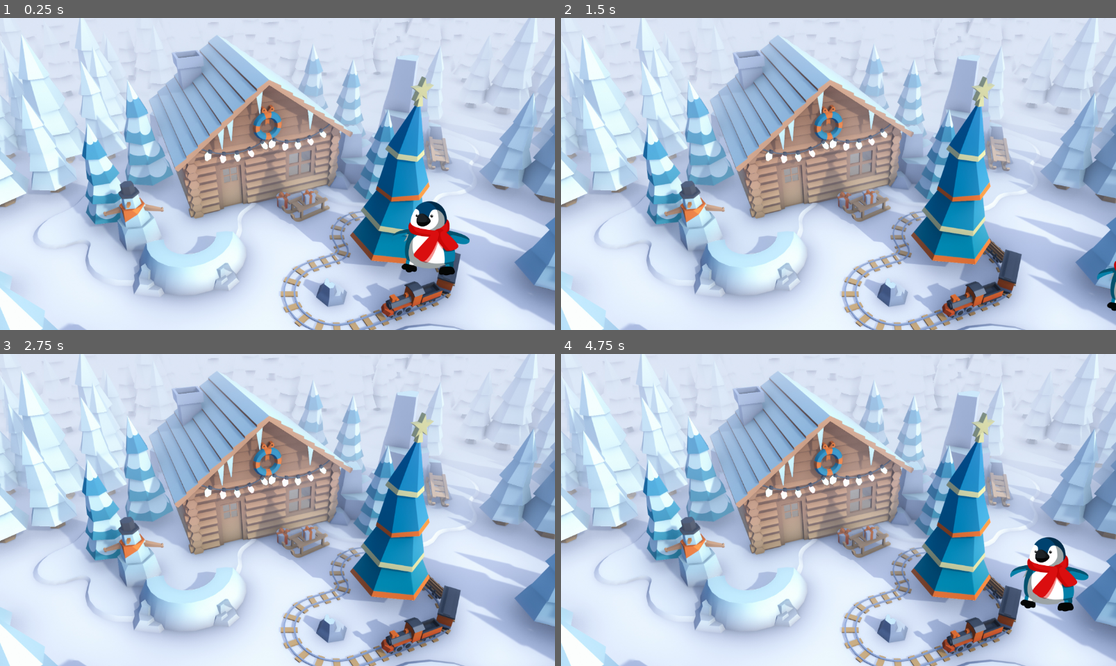
Above: before the commit, frames 1-4 (two rows, left to right).
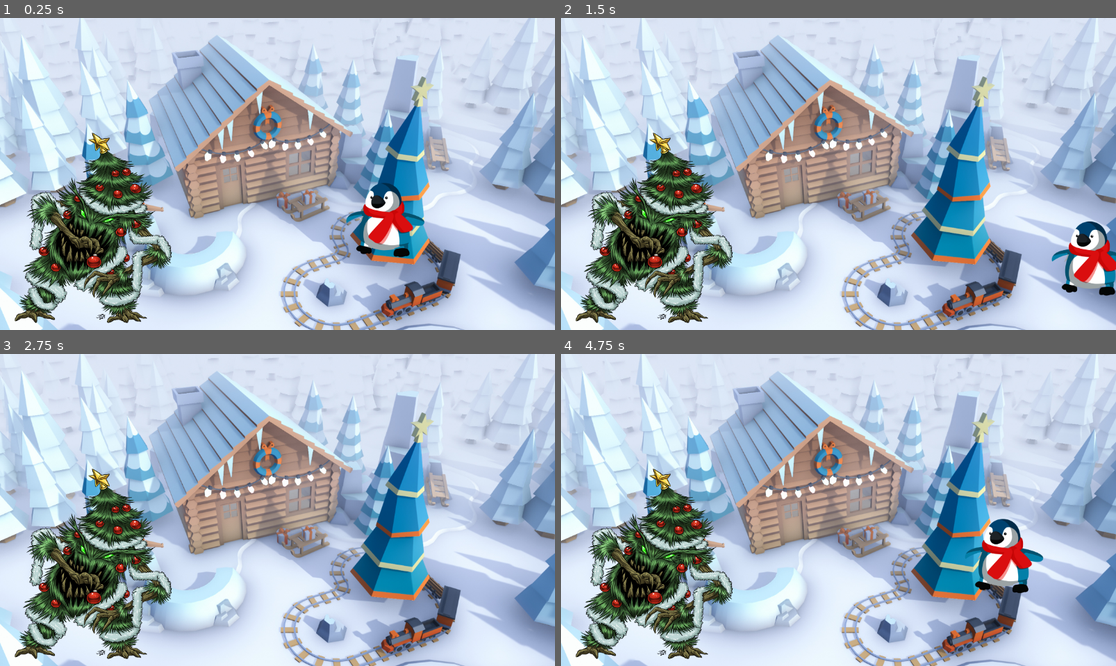
Above: after the commit, the same moments.

Repository: datang19/Dara-Tang-Semester01-Performance-Task
Game: Godot game, scene res://world.tscn
Two runs of this game, one before a commit and one after it. Both use one fixed random seed, a clock stepped at 60 frames per second and the inputs below.
Inputs:
- Up to frame 1 (0.25 s): no input
- Up to frame 2 (1.5 s): tap Enter at 0.5 s; hold Right (move_right) 0.53-1.28 s; hold Down (move_down) from 1.28 s (still down)
- Up to frame 3 (2.75 s): release Down (move_down) at 2.03 s; hold Right (move_right) from 2.03 s (still down)
- Up to frame 4 (4.75 s): tap Space at 2.75 s; release Right (move_right) at 2.78 s; hold Up (move_up) 2.78-3.53 s; tap Enter at 3.5 s; hold Left (move_left) from 3.53 s (still down)

The runs differ from the first frame. In frame 1, 12% of the frame differs, in the area x 2-85%, y 36-98%; in frame 2, 11%; in frame 3, 9.0%; in frame 4, 12%, in the area x 2-96%, y 36-98%.

Commit message:
Collision setup

Diff:
--- a/enemy.tscn
+++ b/enemy.tscn
@@ -3,14 +3,16 @@
 [ext_resource type="Texture2D" uid="uid://clwpo83yorvtm" path="res://assets/enemy.png" id="1_m35cd"]
 
 [sub_resource type="RectangleShape2D" id="RectangleShape2D_kmtf0"]
-size = Vector2(737, 1008)
+size = Vector2(308, 395)
 
 [node name="Enemy" type="RigidBody2D"]
+gravity_scale = 2.66454e-15
 
 [node name="Sprite2D" type="Sprite2D" parent="."]
-position = Vector2(1606, 804)
+position = Vector2(197, 435.75)
+scale = Vector2(0.442748, 0.388889)
 texture = ExtResource("1_m35cd")
 
 [node name="CollisionShape2D" type="CollisionShape2D" parent="."]
-position = Vector2(1599.5, 804)
+position = Vector2(200, 431.5)
 shape = SubResource("RectangleShape2D_kmtf0")
--- a/player.gd
+++ b/player.gd
@@ -17,3 +17,8 @@
 	if velocity.length() > 0:
 		velocity = velocity.normalized() * speed
 	position += velocity * delta
+
+
+
+func _on_body_entered(body):
+	hide()
--- a/player.tscn
+++ b/player.tscn
@@ -18,3 +18,5 @@
 [node name="CollisionShape2D" type="CollisionShape2D" parent="."]
 position = Vector2(798, 425)
 shape = SubResource("CapsuleShape2D_s2463")
+
+[connection signal="body_entered" from="." to="." method="_on_body_entered"]
--- a/world.tscn
+++ b/world.tscn
@@ -1,7 +1,8 @@
-[gd_scene load_steps=3 format=3 uid="uid://duemjd0qhekrw"]
+[gd_scene load_steps=4 format=3 uid="uid://duemjd0qhekrw"]
 
 [ext_resource type="Texture2D" uid="uid://bwmny50vdxvr1" path="res://assets/wallpaperCabin.jpg" id="1_85gfb"]
 [ext_resource type="PackedScene" uid="uid://qwgocroc36dl" path="res://player.tscn" id="2_m6lqc"]
+[ext_resource type="PackedScene" uid="uid://dyjqw80vvshq5" path="res://enemy.tscn" id="3_hyn5w"]
 
 [node name="World" type="Node2D"]
 
@@ -11,4 +12,5 @@
 centered = false
 
 [node name="Player" parent="." instance=ExtResource("2_m6lqc")]
-position = Vector2(94, 38)
+
+[node name="Enemy" parent="." instance=ExtResource("3_hyn5w")]
